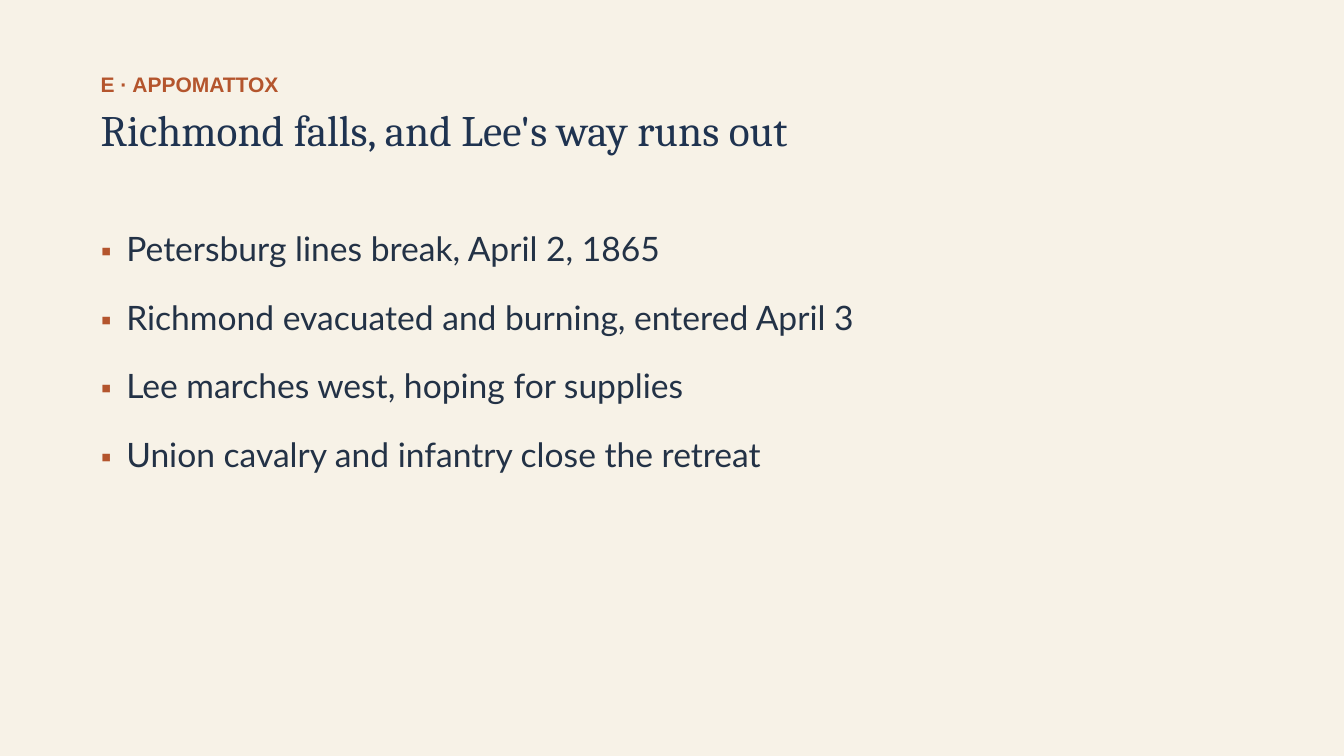
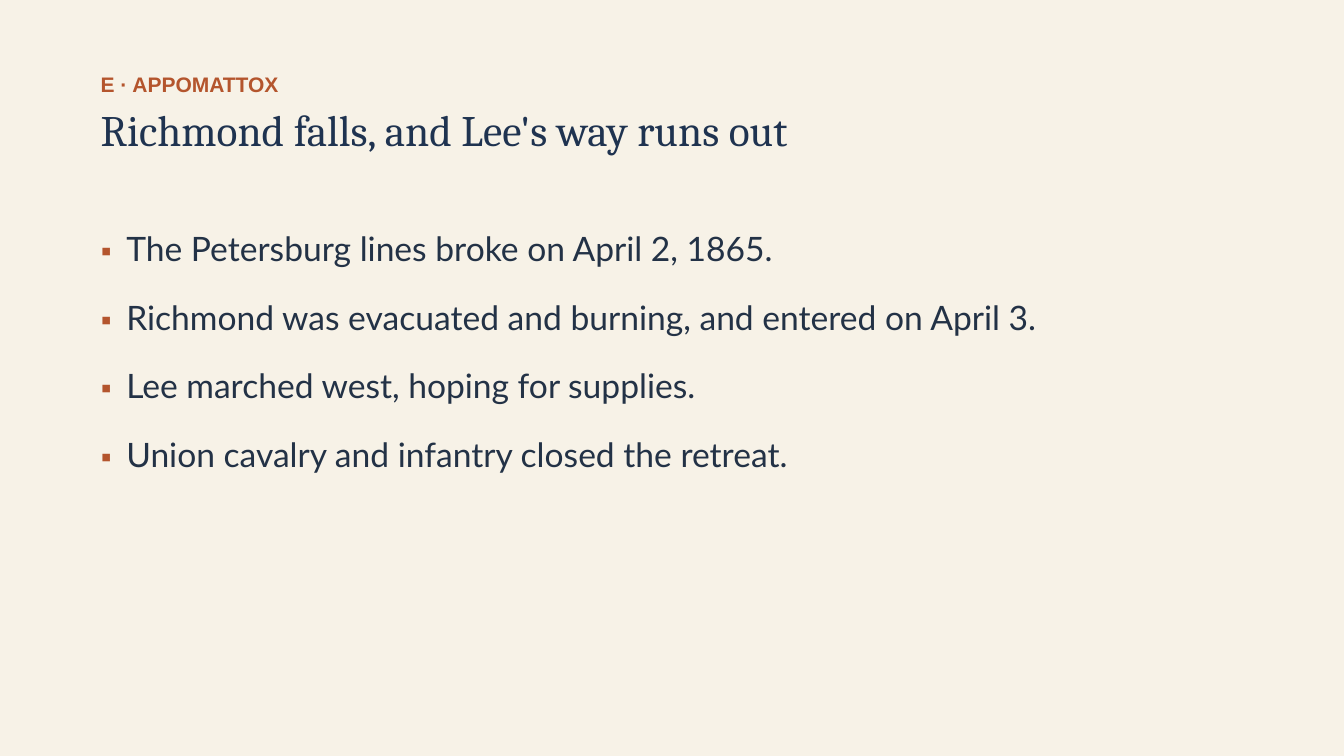
Before and after one commit to ab17gthb/humanities-curriculum-group, a slide deck: slide 18 of sectional-crisis/lesson-08/lesson-08-slides.pptx. Drawn at 1344x756 pixels with LibreOffice and Linux fonts; fonts in the diff are those of the drawing. Boxes give left, top, right and bottom in pixels: in the first picture for what was removed or moved away, otherwise in the second. Text is boxed around its words. In the diff, an @@ line names an element or a change of style, - is before the commit and + after.

```diff
--- a/sectional-crisis/lesson-08/lesson-08-slides.pptx
+++ b/sectional-crisis/lesson-08/lesson-08-slides.pptx
@@ text at (126,236,1036,473): text changed @@
-▪ Petersburg lines break, April 2, 1865
-▪ Richmond evacuated and burning, entered April 3
-▪ Lee marches west, hoping for supplies
-▪ Union cavalry and infantry close the retreat
+▪ The Petersburg lines broke on April 2, 1865.
+▪ Richmond was evacuated and burning, and entered on April 3.
+▪ Lee marched west, hoping for supplies.
+▪ Union cavalry and infantry closed the retreat.
```
Also in this commit, not shown: 11 other slides changed, 6 other files.
